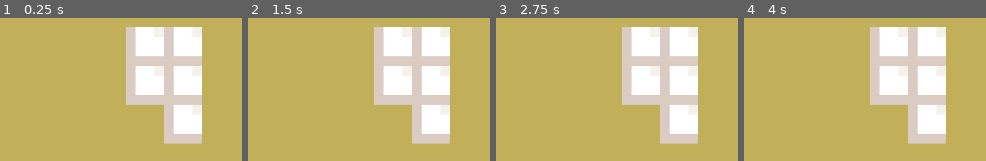
Above: before the commit, frames 1-4 (left to right).
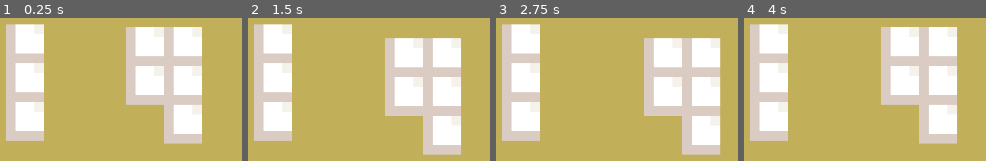
Above: after the commit, the same moments.

Repository: anindyaagnes79-dot/Trapped-in-A-Box
Game: Godot game, scene res://level1.tscn
Two runs of this game, one before a commit and one after it. Both use one fixed random seed, a clock stepped at 60 frames per second and the inputs below. This scene is started directly instead of the project's main scene.
Inputs:
- Up to frame 1 (0.25 s): no input
- Up to frame 2 (1.5 s): tap Enter at 0.5 s; hold Right (ui_right) 0.53-1.28 s; tap Space at 1.25 s; hold Down (ui_down) from 1.28 s (still down)
- Up to frame 3 (2.75 s): tap Enter at 2 s; release Down (ui_down) at 2.03 s; hold Right (ui_right) from 2.03 s (still down)
- Up to frame 4 (4 s): tap Space at 2.75 s; release Right (ui_right) at 2.78 s; hold Up (ui_up) 2.78-3.53 s; tap Enter at 3.5 s; hold Left (ui_left) from 3.53 s (still down)

The runs differ from the first frame. In frame 1, 13% of the frame differs, in the area x 2-19%, y 4-87%; in frame 2, 33%; in frame 3, 38%, in the area x 2-93%, y 4-96%; in frame 4, 26%.

Commit message:
feat: early movement

Diff:
--- /dev/null
+++ b/Trapped In A Box/src/main/blok.gd
@@ -0,0 +1,22 @@
+extends CharacterBody2D
+
+const TILE_SIZE: Vector2 = Vector2(16, 16)
+var sprite_node_pos_tween: Tween
+
+
+func _physics_process(delta: float) -> void:
+	if Input.is_action_just_pressed("ui_up") and !$up.is_colliding():
+		_move(Vector2(0, -1))
+
+	elif Input.is_action_just_pressed("ui_down") and !$down.is_colliding():
+		_move(Vector2(0, 1))
+
+	elif Input.is_action_just_pressed("ui_left") and !$left.is_colliding():
+		_move(Vector2(-1, 0))
+
+	elif Input.is_action_just_pressed("ui_right") and !$right.is_colliding():
+		_move(Vector2(1, 0))
+
+
+func _move(dir: Vector2) -> void:
+	global_position += dir * TILE_SIZE
--- a/Trapped In A Box/src/main/level1.tscn
+++ b/Trapped In A Box/src/main/level1.tscn
@@ -1,6 +1,17 @@
-[gd_scene load_steps=2 format=3 uid="uid://bgsjc5h1utia3"]
+[gd_scene load_steps=7 format=3 uid="uid://bgsjc5h1utia3"]
 
+[ext_resource type="Script" uid="uid://ci2fpskvpaalx" path="res://blok.gd" id="1_dopym"]
 [ext_resource type="Texture2D" uid="uid://ceishffintt10" path="res://blocks/Untitled158_20260106220544.png" id="1_jwv3a"]
+[ext_resource type="Texture2D" uid="uid://cuore6j01lfiq" path="res://blocks/Untitled158_20260106221112.png" id="3_ootpb"]
+
+[sub_resource type="RectangleShape2D" id="RectangleShape2D_dopym"]
+size = Vector2(111, 111)
+
+[sub_resource type="RectangleShape2D" id="RectangleShape2D_ootpb"]
+size = Vector2(55, 111.5)
+
+[sub_resource type="RectangleShape2D" id="RectangleShape2D_v38iq"]
+size = Vector2(56, 167)
 
 [node name="Node2D" type="Node2D"]
 
@@ -16,8 +27,85 @@
 offset_bottom = 652.0
 color = Color(0.7553583, 0.68557405, 0.35237345, 1)
 
-[node name="Untitled15820260106220544" type="Sprite2D" parent="."]
+[node name="blok" type="CharacterBody2D" parent="."]
+position = Vector2(757, 205)
+script = ExtResource("1_dopym")
+
+[node name="Untitled15820260106220544" type="Sprite2D" parent="blok"]
 texture_filter = 1
-position = Vector2(754, 245)
+position = Vector2(-3, 40)
 scale = Vector2(13.75, 13.9375)
 texture = ExtResource("1_jwv3a")
+
+[node name="CollisionShape2D" type="CollisionShape2D" parent="blok"]
+position = Vector2(-2.5, -15.5)
+shape = SubResource("RectangleShape2D_dopym")
+
+[node name="CollisionShape2D2" type="CollisionShape2D" parent="blok"]
+position = Vector2(29, 36)
+shape = SubResource("RectangleShape2D_ootpb")
+
+[node name="up" type="RayCast2D" parent="blok"]
+position = Vector2(0, -74)
+scale = Vector2(3.5600097, 2.92)
+target_position = Vector2(0, -8)
+collision_mask = 3
+hit_from_inside = true
+
+[node name="down" type="RayCast2D" parent="blok"]
+position = Vector2(0, 99)
+scale = Vector2(3.5600097, 2.92)
+target_position = Vector2(0, 8)
+collision_mask = 3
+hit_from_inside = true
+
+[node name="right" type="RayCast2D" parent="blok"]
+position = Vector2(56, -7)
+scale = Vector2(3.5600097, 2.92)
+target_position = Vector2(8, 0)
+collision_mask = 3
+hit_from_inside = true
+
+[node name="left" type="RayCast2D" parent="blok"]
+position = Vector2(-61, -7)
+scale = Vector2(3.5600097, 2.92)
+target_position = Vector2(-8, 0)
+collision_mask = 3
+hit_from_inside = true
+
+[node name="tes" type="CharacterBody2D" parent="."]
+position = Vector2(529, 201)
+
+[node name="Untitled15820260106220544" type="Sprite2D" parent="tes"]
+texture_filter = 1
+position = Vector2(-3, 40)
+scale = Vector2(13.75, 13.9375)
+texture = ExtResource("3_ootpb")
+
+[node name="CollisionShape2D" type="CollisionShape2D" parent="tes"]
+position = Vector2(27, 13)
+shape = SubResource("RectangleShape2D_v38iq")
+
+[node name="up" type="RayCast2D" parent="tes"]
+position = Vector2(26, -74)
+scale = Vector2(3.5600097, 2.92)
+target_position = Vector2(0, -8)
+hit_from_inside = true
+
+[node name="down" type="RayCast2D" parent="tes"]
+position = Vector2(26, 99)
+scale = Vector2(3.5600097, 2.92)
+target_position = Vector2(0, 8)
+hit_from_inside = true
+
+[node name="right" type="RayCast2D" parent="tes"]
+position = Vector2(56, -7)
+scale = Vector2(3.5600097, 2.92)
+target_position = Vector2(8, 0)
+hit_from_inside = true
+
+[node name="left" type="RayCast2D" parent="tes"]
+position = Vector2(-2, -7)
+scale = Vector2(3.5600097, 2.92)
+target_position = Vector2(-8, 0)
+hit_from_inside = true
Not shown, added: Trapped In A Box/src/main/blok.gd.uid
